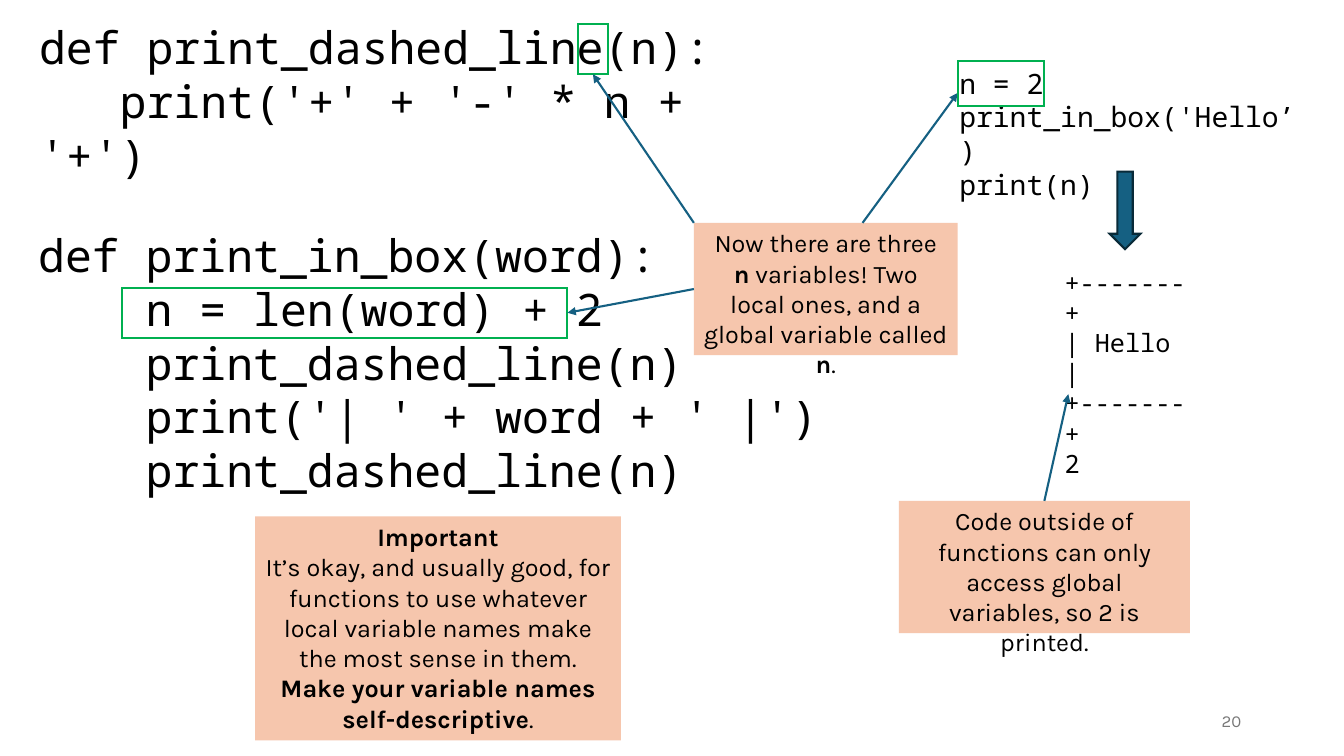
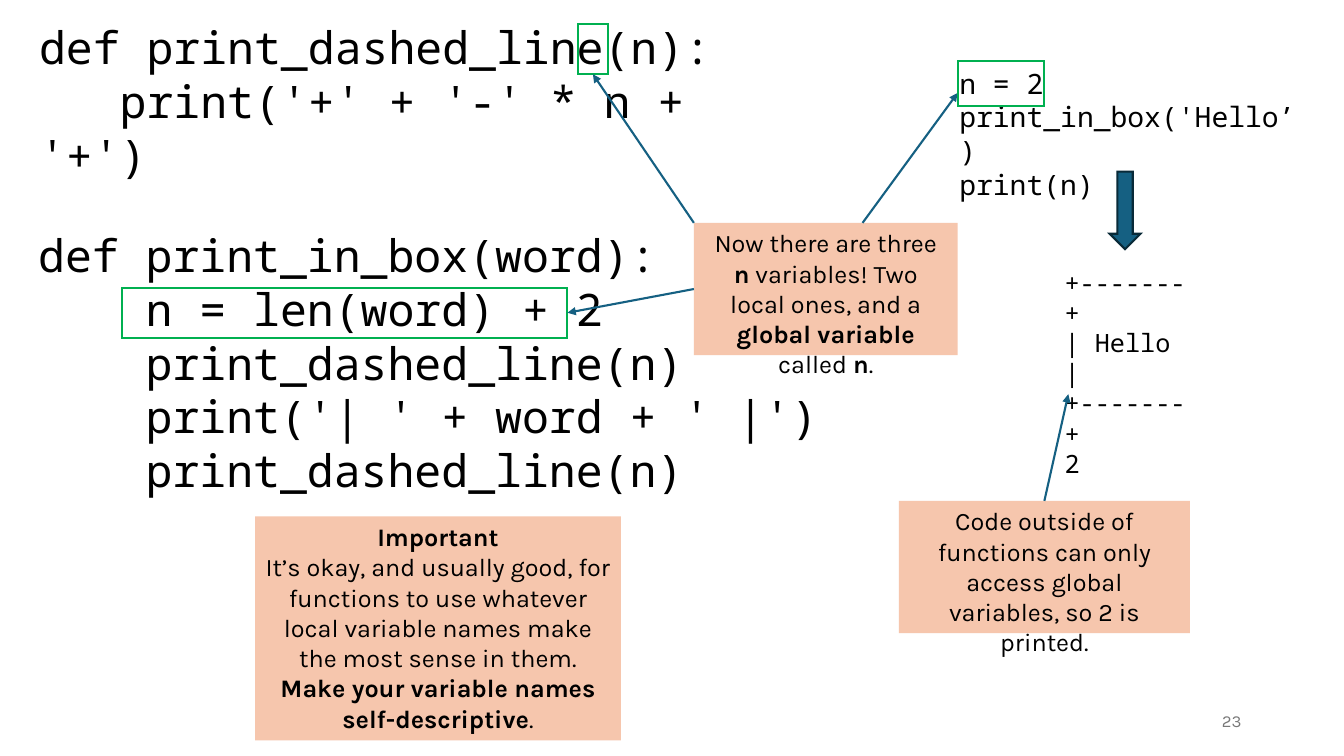
Before and after one commit to tjd1234/cmpt120fall2024, a slide deck: slide 23 of lecture_notes/chapter3/chapter3.pptx (slide 20 before the commit). Drawn at 1344x756 pixels with LibreOffice and Linux fonts; fonts in the diff are those of the drawing. Boxes give left, top, right and bottom in pixels: in the first picture for what was removed or moved away, otherwise in the second. Text is boxed around its words. In the diff, an @@ line names an element or a change of style, - is before the commit and + after.

```diff
--- a/lecture_notes/chapter3/chapter3.pptx
+++ b/lecture_notes/chapter3/chapter3.pptx
@@ rectangle "Now there are three n ..." at (x1=694, y1=223, x2=958, y2=355): bold on in "global variable" @@
@@ page number at (x1=1222, y1=716, x2=1242, y2=727): text changed @@
-20
+23
```
Also in this commit, not shown: 9 other slides changed, 12 slides added, 1 other file.
